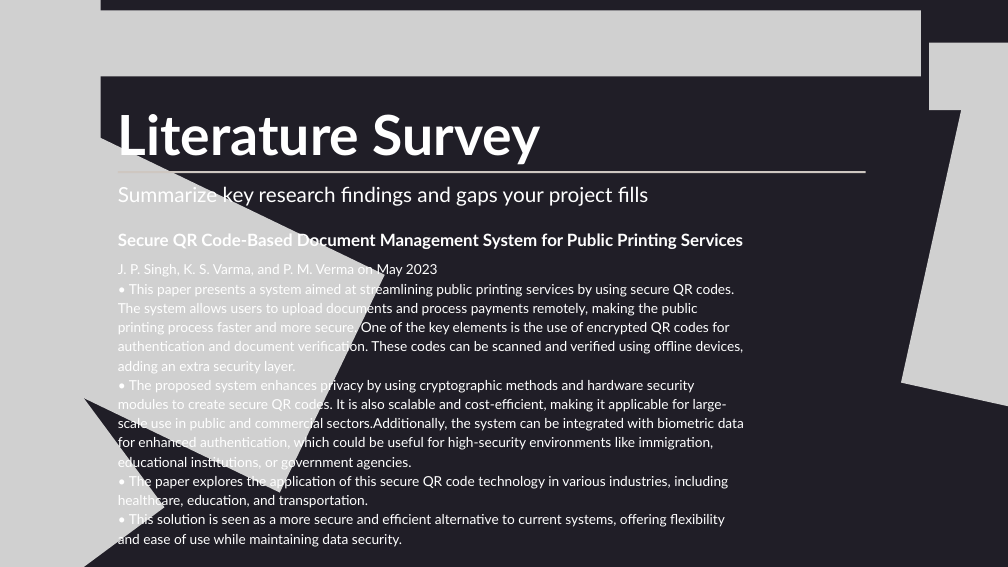
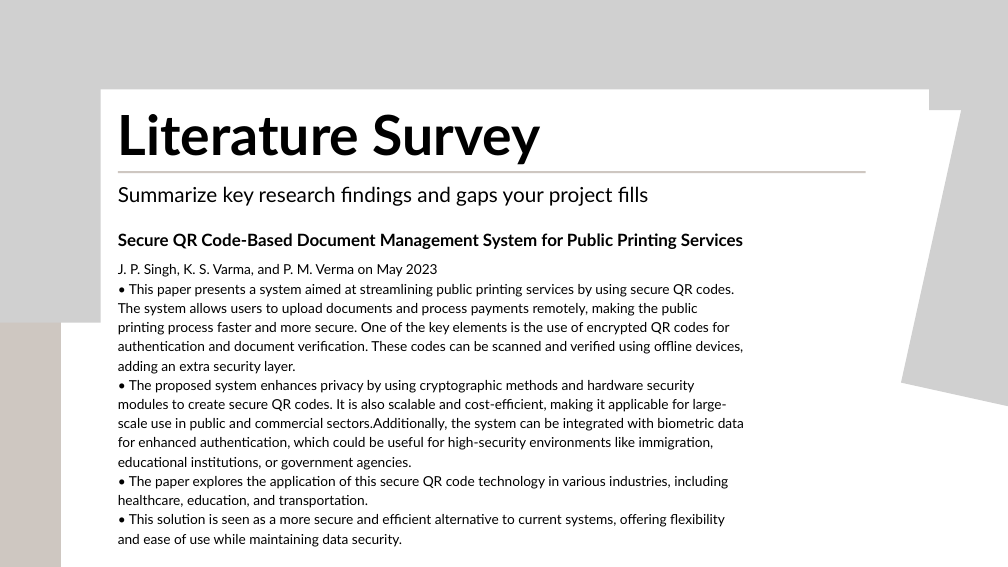
Before and after one commit to vansh1056/Major_project-Scan-pay-, a slide deck: slide 6 of document/Presentation - scan and pay.pptx. Drawn at 1008x567 pixels with LibreOffice and Linux fonts; fonts in the diff are those of the drawing; grey boxes stand for pictures. Boxes give left, top, right and bottom in pixels: in the first picture for what was removed or moved away, otherwise in the second. Text is boxed around its words. In the diff, an @@ line names an element or a change of style, - is before the commit and + after.

```diff
--- a/document/Presentation - scan and pay.pptx
+++ b/document/Presentation - scan and pay.pptx
@@ background #201E27 to #FFFFFF @@
@@ picture: place and size @@
-picture at (74,10,921,76)
+picture at (0,0,1008,89)
@@ picture removed at (0,122,385,493) @@
@@ picture removed at (0,176,164,567) @@
@@ text colour #FFFFFF to #000000 in 4 elements at (118,114,541,165), (118,186,649,206), (118,233,743,249), (118,264,744,547) @@
```
Also in this commit, not shown: 12 other slides changed, 1 slide added.
